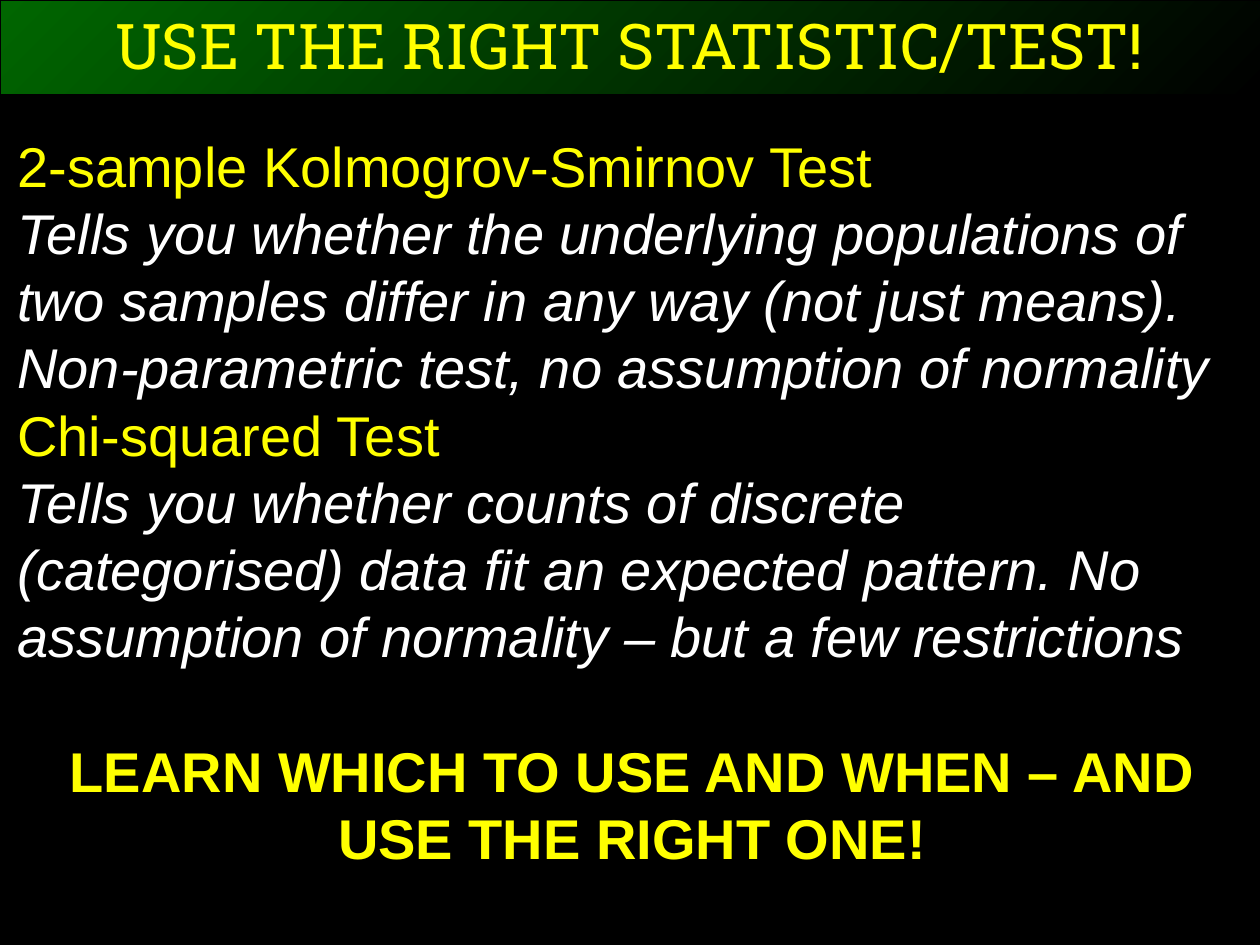
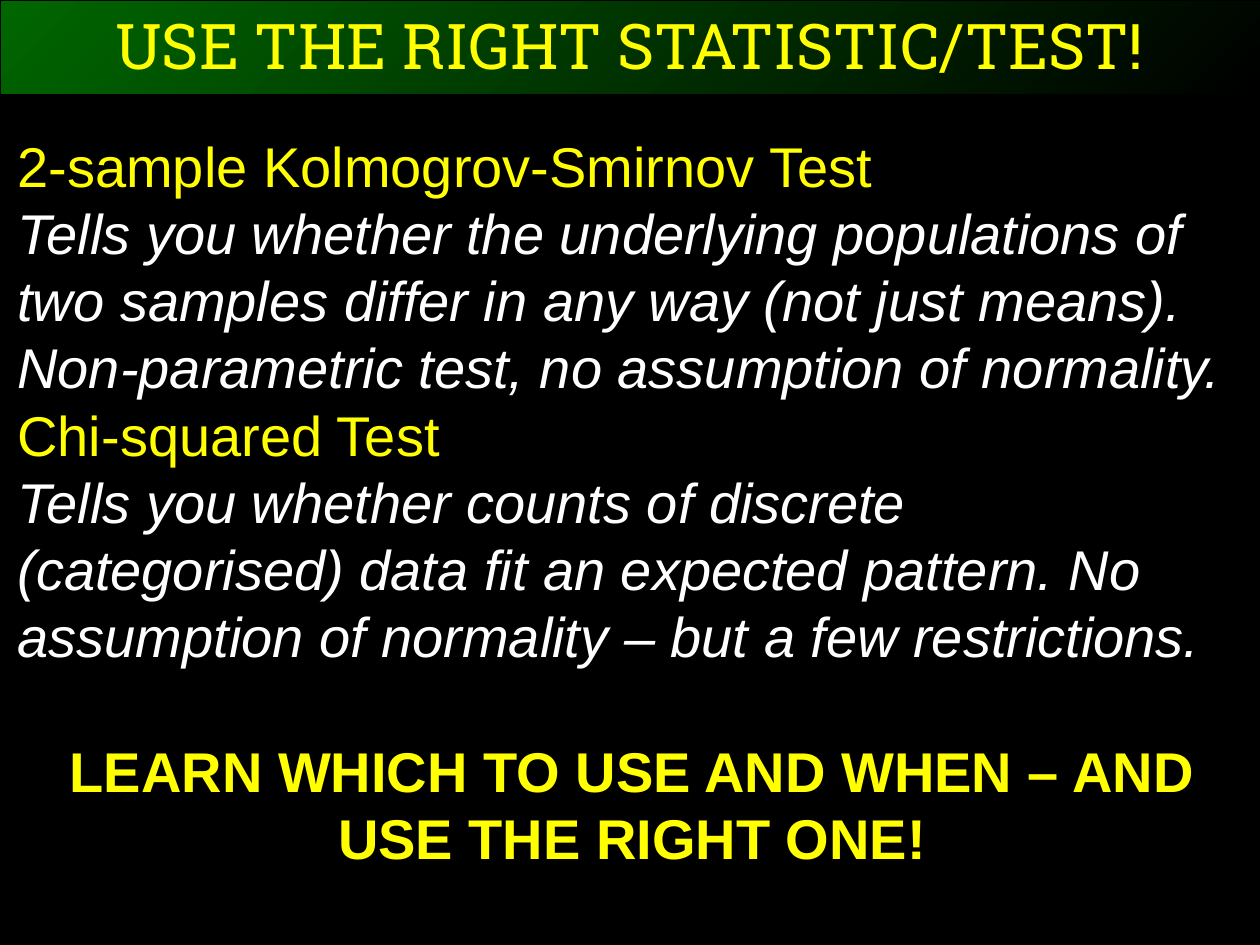
Before and after one commit to ggorman/Introduction-to-stats-for-geoscientists, a slide deck: slide 13 of slides/CSFG8.pptx. Drawn at 1260x945 pixels with LibreOffice and Linux fonts; fonts in the diff are those of the drawing. Boxes give left, top, right and bottom in pixels: in the first picture for what was removed or moved away, otherwise in the second. Text is boxed around its words. In the diff, an @@ line names an element or a change of style, - is before the commit and + after.

```diff
--- a/slides/CSFG8.pptx
+++ b/slides/CSFG8.pptx
@@ text at (17,213,1220,399): text changed @@
-Tells you whether the underlying populations of two samples differ in any way (not just means). Non-parametric test, no assumption of normality
+Tells you whether the underlying populations of two samples differ in any way (not just means). Non-parametric test, no assumption of normality.
@@ text at (17,482,1199,668): text changed @@
-Tells you whether counts of discrete (categorised) data fit an expected pattern. No assumption of normality – but a few restrictions
+Tells you whether counts of discrete (categorised) data fit an expected pattern. No assumption of normality – but a few restrictions.
```
Also in this commit, not shown: 9 other slides changed, 4 other files.
